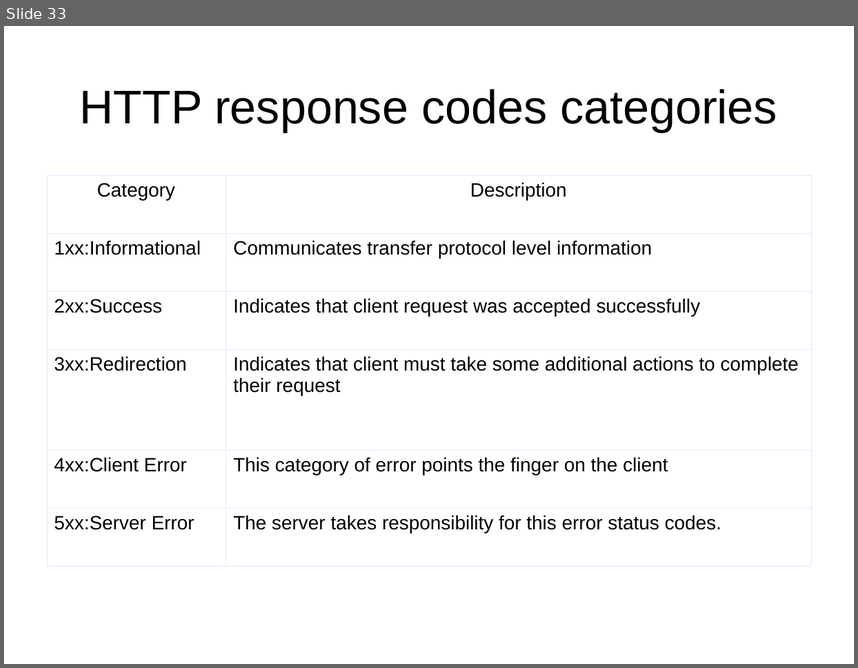
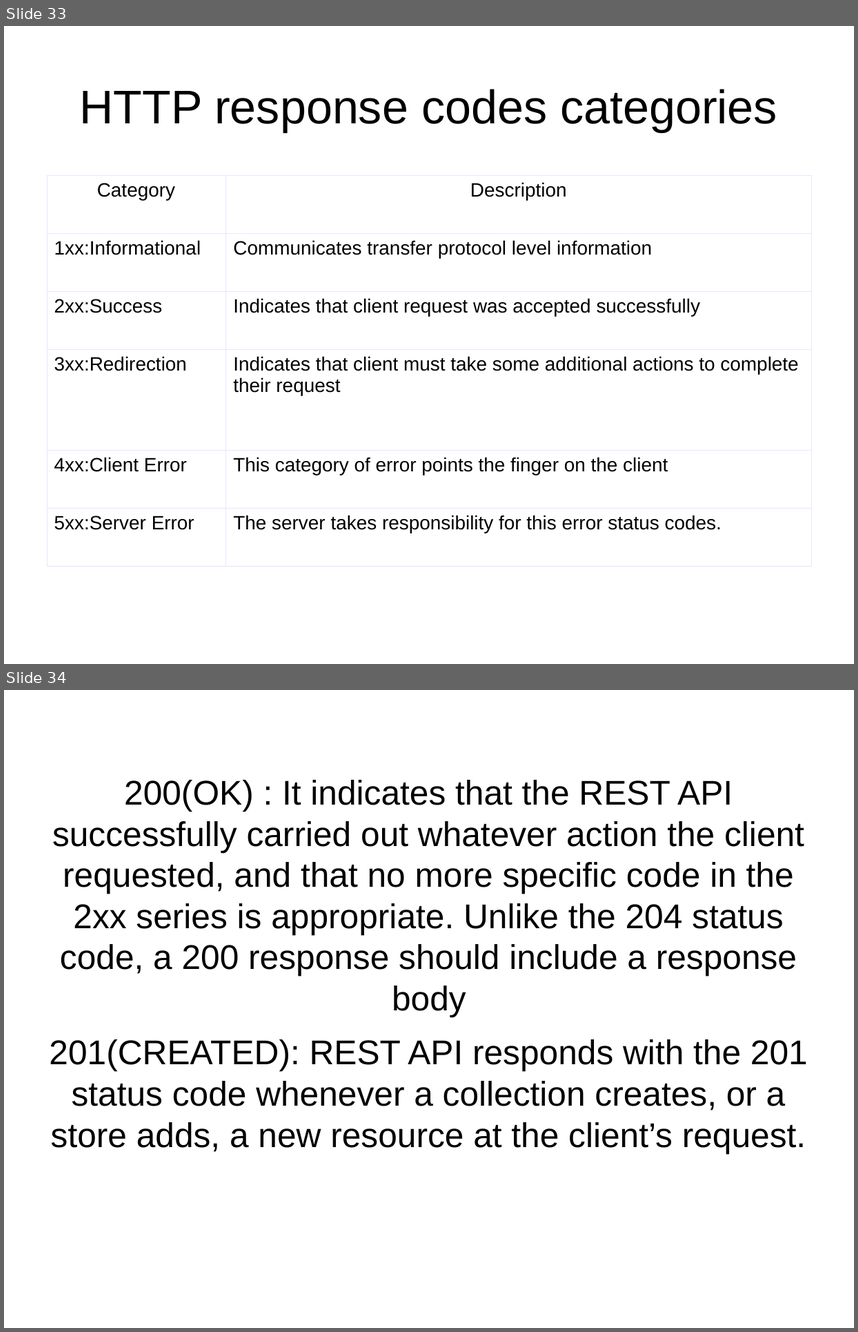
Before and after one commit to netzu/rest-presentation, a slide deck: RestfulFundaments.odp. Shown one above the other, each under a label of ours: slide 33 before the commit, slides 33 and 34 after it. The pictures are 858x668 and 858x1332 pixels, drawn with LibreOffice and Linux fonts; fonts in the diff are those of the drawing. Boxes give left, top, right and bottom in pixels: in the first picture for what was removed or moved away, otherwise in the second. Text is boxed around its words. In the diff, an @@ line names an element or a change of style, - is before the commit and + after.

```diff
--- a/RestfulFundaments.odp
+++ b/RestfulFundaments.odp
@@ slide 34 added at (x1=4, y1=690, x2=854, y2=1328), background #FFFFFF @@
@@ subtitle added at (x1=49, y1=780, x2=808, y2=1153), 32 pt, text #000000 @@
+200(OK) : It indicates that the REST API successfully carried out whatever action the client requested, and that no more specific code in the 2xx series is appropriate. Unlike the 204 status code, a 200 response should include a response body
+201(CREATED): REST API responds with the 201 status code whenever a collection creates, or a store adds, a new resource at the client’s request.
```
Also in this commit, not shown: 2 slides changed, 16 other slides added, 1 other file.
